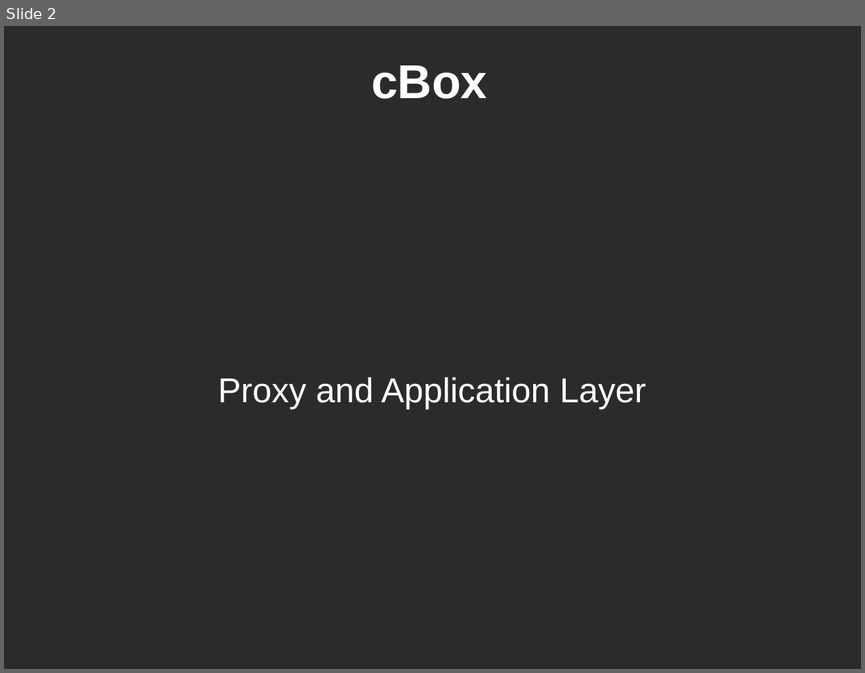
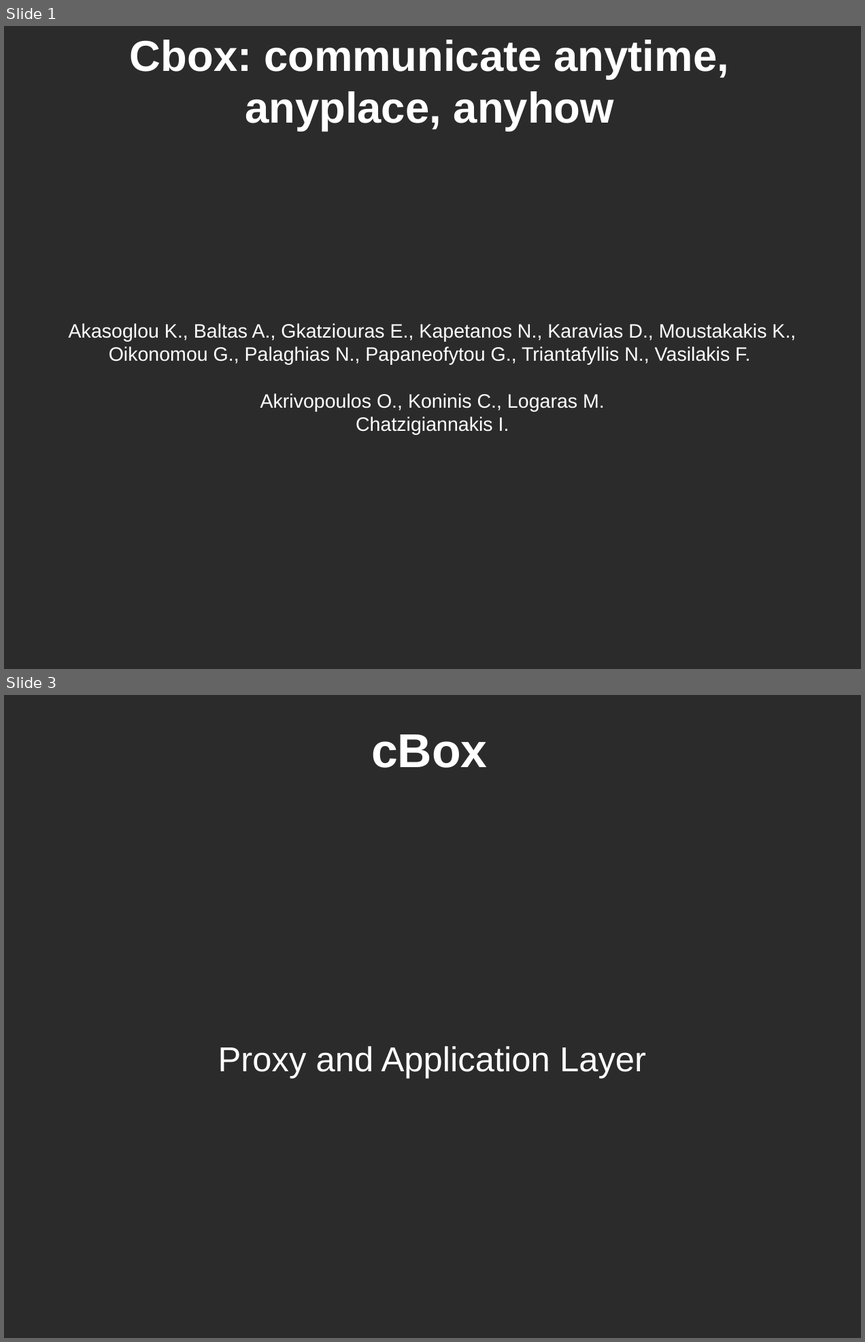
Before and after one commit to CEID-DS/cbox, a slide deck: doc/fosscomm/fosscomm_finalv1.odp. Shown one above the other, each under a label of ours: slide 2 before the commit, slides 1 and 3 after it; the slides between them are not shown. The pictures are 865x673 and 865x1342 pixels, drawn with LibreOffice and Linux fonts; fonts in the diff are those of the drawing; background and template pictures are left out; a plain dark background stands for a picture behind light text. Boxes give left, top, right and bottom in pixels: in the first picture for what was removed or moved away, otherwise in the second. Text is boxed around its words. In the diff, an @@ line names an element or a change of style, - is before the commit and + after.

```diff
--- a/doc/fosscomm/fosscomm_finalv1.odp
+++ b/doc/fosscomm/fosscomm_finalv1.odp
@@ slide 1 added at <box>4,26,861,669</box>, background picture (left out) @@
@@ title added at <box>130,40,729,131</box>, 40 pt, text #FFFFFF, bold @@
+Cbox: communicate anytime, anyplace, anyhow
@@ subtitle added at <box>69,323,796,435</box>, 18 pt, text #FFFFFF @@
+Akasoglou K., Baltas A., Gkatziouras E., Kapetanos N., Karavias D., Moustakakis K., Oikonomou G., Palaghias N., Papaneofytou G., Triantafyllis N., Vasilakis F.
+Akrivopoulos O., Koninis C., Logaras M.
+Chatzigiannakis I.
@@ what was slide 2 is now slide 3 @@
```
Also in this commit, not shown: 3 slides changed, 1 other slide added.
